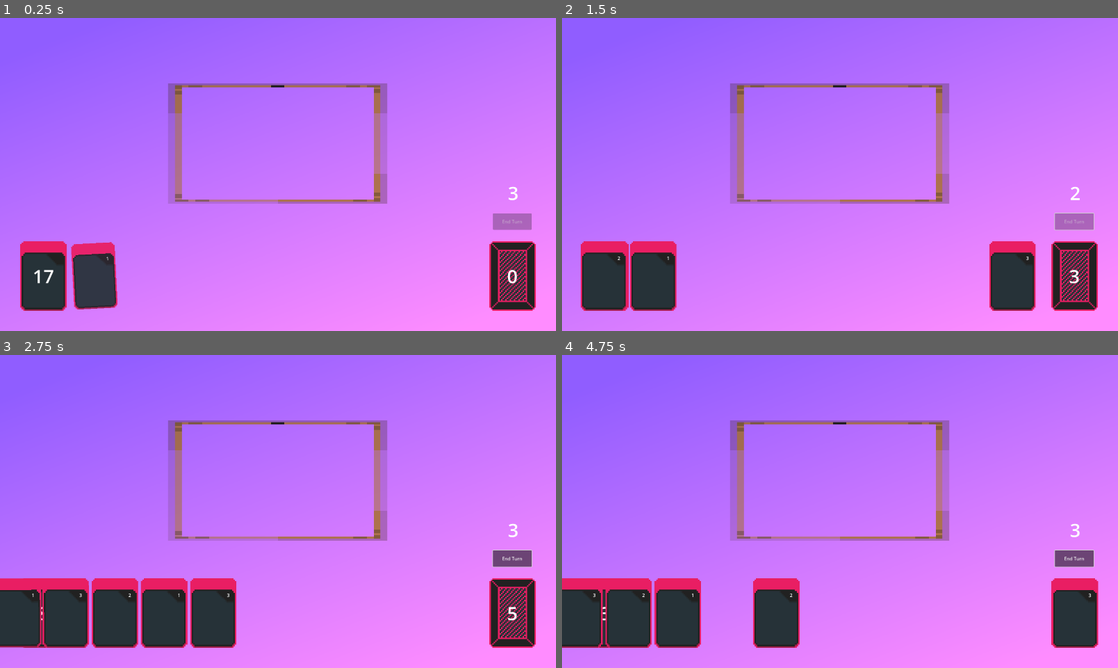
Above: before the commit, frames 1-4 (two rows, left to right).
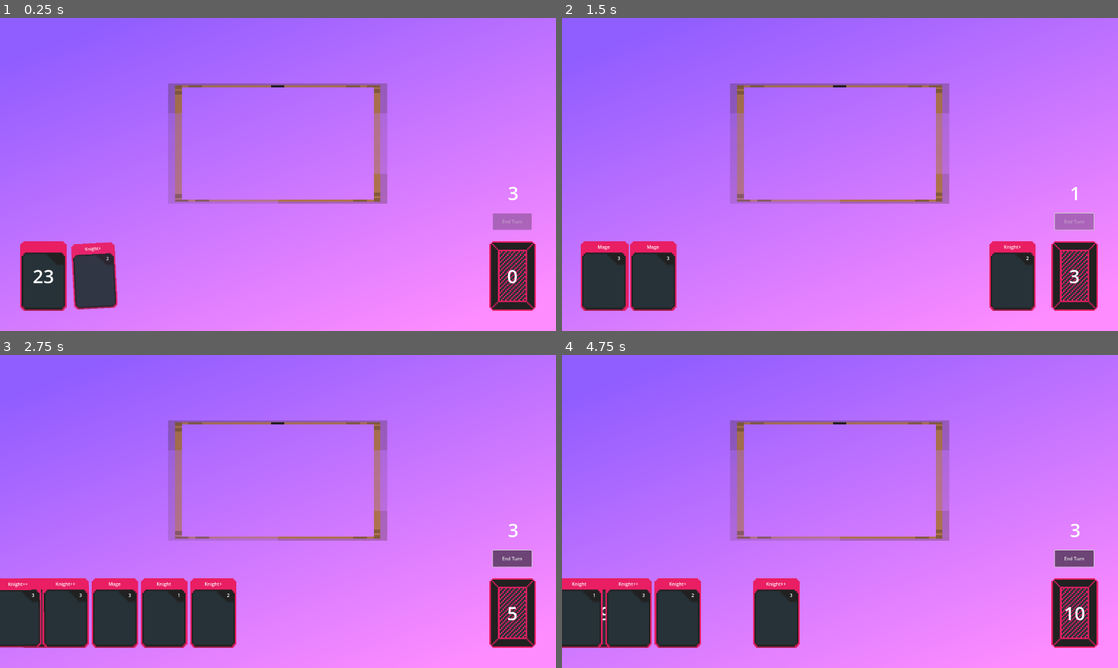
Above: after the commit, the same moments.

Repository: brandon-relentnet/deck-management
Game: Godot game, scene res://main.tscn
The game is run twice, just before and just after one commit, with the same random seed, the same clock (stepped at 60 frames per second) and the same inputs.
Inputs (mouse positions are in pixels of both pictures, inside the frame that each line leads up to):
- Up to frame 1 (0.25 s): no input
- Up to frame 2 (1.5 s): drag from (706, 274) to (840, 143) at 0.52 s; click "End Turn" at 1.25 s
- Up to frame 3 (2.75 s): drag from (166, 527) to (100, 611) at 2.02 s
- Up to frame 4 (4.75 s): click "End Turn" at 2.75 s; move the mouse to (895, 442) at 3.52 s; click (895, 442) at 3.67 s; drag from (717, 611) to (1073, 611) at 4.27 s

The runs differ from the first frame. In frame 1, 0.1% of the frame differs, in the area x 6-20%, y 73-85%; in frame 2, 0.1%; in frame 3, 0.1%; in frame 4, 1.0%, in the area x 1-97%, y 71-94%.

Commit message:
Moved the card types into a DB that is loaded on start. Allows me to better track player decks.

Diff:
--- a/project.godot
+++ b/project.godot
@@ -15,6 +15,10 @@
 config/features=PackedStringArray("4.4", "Forward Plus")
 config/icon="res://assets/icon.svg"
 
+[autoload]
+
+CardDB="*res://scripts/CardDB.gd"
+
 [display]
 
 window/size/viewport_width=1920
--- a/scenes/card.tscn
+++ b/scenes/card.tscn
@@ -32,5 +32,15 @@
 text = "0"
 horizontal_alignment = 1
 
+[node name="NameLabel" type="RichTextLabel" parent="."]
+offset_left = -70.0
+offset_top = -120.0
+offset_right = 70.0
+offset_bottom = -80.0
+text = "example card"
+autowrap_mode = 0
+horizontal_alignment = 1
+vertical_alignment = 1
+
 [connection signal="mouse_entered" from="Area2D" to="." method="_on_area_2d_mouse_entered"]
 [connection signal="mouse_exited" from="Area2D" to="." method="_on_area_2d_mouse_exited"]
--- /dev/null
+++ b/scripts/CardDB.gd
@@ -0,0 +1,60 @@
+extends Node
+
+# This script acts as a database/registry for all card types
+# It should be attached to an autoload singleton node named "CardDB"
+
+# Dictionary of all card types in the game
+# Each entry contains the full definition of a card type
+var card_registry = {
+	"knight_1": {
+		"id": "knight_1",
+		"name": "Knight",
+		"energy": 1,
+		"icon": "res://assets/knight_icon.png",
+		"effects": []
+	},
+	"knight_2": {
+		"id": "knight_2",
+		"name": "Knight+",
+		"energy": 2,
+		"icon": "res://assets/knight_icon.png",
+		"effects": []
+	},
+	"knight_3": {
+		"id": "knight_3",
+		"name": "Knight++",
+		"energy": 3,
+		"icon": "res://assets/knight_icon.png",
+		"effects": []
+	},
+	"mage_3": {
+	"id": "mage_3",
+	"name": "Mage",
+	"energy": 3,
+	"icon": "res://assets/mage_icon.png",
+	"effects": ["deal_damage", "draw_card"]
+	},
+	# Add more card definitions here as you expand your game
+}
+
+# Function to get a card's data by ID
+func get_card_data(card_id: String) -> Dictionary:
+	if card_registry.has(card_id):
+		return card_registry[card_id]
+	else:
+		push_error("Card ID not found in registry: " + card_id)
+		return {}
+
+# Function to get a list of all card IDs
+func get_all_card_ids() -> Array:
+	return card_registry.keys()
+
+# Function to create a card ID from name and energy
+# Useful when constructing a deck
+func create_card_id(card_name: String, card_energy: int) -> String:
+	var id = name.to_lower() + "_" + str(card_energy)
+	if card_registry.has(id):
+		return id
+	else:
+		push_error("Cannot create card ID - no card found with name " + card_name + " and energy " + str(card_energy))
+		return ""
--- a/scripts/card.gd
+++ b/scripts/card.gd
@@ -4,21 +4,65 @@
 signal hovered(card)      # Sent when mouse enters card area
 signal hovered_off(card)  # Sent when mouse exits card area
 
-# Stores the card's position in the player's hand for animation purposes
+# Core properties
+var card_id: String = ""   # Unique identifier that links to card database
+var energy: int = 0
+var card_name: String = ""
+
+# Card state
 var hand_position: Vector2
-var energy: int = 0
+var is_being_dragged: bool = false
 
 # Called when the node enters the scene tree
 func _ready() -> void:
 	# Register this card with the card manager to handle signals
-	get_parent().connect_card_signals(self)
+	if get_parent().has_method("connect_card_signals"):
+		get_parent().connect_card_signals(self)
+
+	# Set up initial visual properties
+	modulate.a = 0.9
+	scale = Vector2(1, 1)
+	z_index = 1
+
+# Set up the card with data from the card database
+func setup_from_id(id: String) -> void:
+	# Get card data from registry
+	var card_data = CardDB.get_card_data(id)
+	if card_data.is_empty():
+		push_error("Failed to set up card - invalid ID: " + id)
+		return
+
+	# Store the card ID for reference
+	card_id = id
+
+	# Set the card's properties
+	card_name = card_data.name
+	energy = card_data.energy
+
+	# Update visual elements
+	if has_node("NameLabel"):
+		$NameLabel.text = card_name
+
+	if has_node("EnergyLabel"):
+		$EnergyLabel.text = str(energy)
+
+	# Additional setup can go here (e.g., setting textures, effects, etc.)
 
 # Called when the mouse enters the card's collision area
 func _on_area_2d_mouse_entered() -> void:
-	# Let the card manager know this card is being hovered over
 	emit_signal("hovered", self)
 
 # Called when the mouse exits the card's collision area
 func _on_area_2d_mouse_exited() -> void:
-	# Let the card manager know the mouse is no longer hovering over this card
 	emit_signal("hovered_off", self)
+
+# Called when input occurs in the card's area
+func _on_area_2d_input_event(_viewport, event, _shape_idx):
+	if event is InputEventMouseButton and event.button_index == MOUSE_BUTTON_LEFT:
+		if event.pressed:
+			# Start dragging only if player has enough energy
+			var turn_manager = get_node("/root/Main/TurnManager")
+
+			if turn_manager.player_energy >= energy:
+				get_node("/root/Main/CardManager").start_drag(self)
+				is_being_dragged = true
--- a/scripts/card_manager.gd
+++ b/scripts/card_manager.gd
@@ -43,6 +43,10 @@
 
 # Finish dragging a card and determine where it should go
 func finish_drag() -> void:
+	if !is_instance_valid(card_being_dragged):
+		card_being_dragged = null
+		return
+
 	set_card_scale(card_being_dragged, true) # Slightly enlarge the card for visual feedback
 
 	# Check if the card is over a valid card slot
@@ -66,7 +70,7 @@
 		return false
 
 	# Check energy requirements
-	var card_energy_cost: int = (card_being_dragged.get_node("EnergyLabel").text).to_int()
+	var card_energy_cost = card_being_dragged.energy
 	if turn_manager.player_energy < card_energy_cost:
 		return false
 
@@ -83,6 +87,9 @@
 	card_being_dragged.get_node("Area2D/CollisionShape2D").disabled = true
 	card_slot.card_in_slot = true
 
+	# Immediately set z-index to ensure it's below the discard pile when it moves there
+	card_being_dragged.z_index = -5
+
 	# Process card effects and move to discard
 	move_card_to_discard(card_slot.played_card)
 	card_slot.card_in_slot = false
@@ -91,14 +98,20 @@
 
 # Move a card to the discard pile
 func move_card_to_discard(card) -> void:
+	if !is_instance_valid(card):
+		return
+
+	# Ensure the card is visually below the discard pile
+	card.z_index = -1
+
 	player_hand_reference.animate_card_to_position(card, DISCARD_PILE_POSITION, DEFAULT_CARD_MOVE_SPEED)
 
 	var discard_pile = $"../Discard"
 	discard_pile.discard_pile.append(card)
 	discard_pile.update_discard_display()
 
-	await create_timer(DEFAULT_CARD_MOVE_SPEED)
-	remove_child(card)
+	if is_instance_valid(card):
+		card.z_index = -5
 
 # Discards all cards in the player's hand
 func move_hand_to_discard() -> void:
@@ -117,8 +130,9 @@
 
 # Connect signals from newly created cards to this manager
 func connect_card_signals(card: Node2D) -> void:
-	card.connect("hovered", on_hovered_over_card)
-	card.connect("hovered_off", on_hovered_off_card)
+	if card.has_signal("hovered") and card.has_signal("hovered_off"):
+		card.connect("hovered", on_hovered_over_card)
+		card.connect("hovered_off", on_hovered_off_card)
 
 # Handler for mouse button release
 func on_left_click_released() -> void:
--- a/scripts/deck.gd
+++ b/scripts/deck.gd
@@ -2,30 +2,21 @@
 
 # Constants for card creation and animation
 const CARD_SCENE_PATH = "res://scenes/card.tscn"  # Path to the card scene file
-const CARD_DRAW_SPEED = 0.3                   # Animation speed when drawing a card (increased for better feel)
+const CARD_DRAW_SPEED = 0.3                   # Animation speed when drawing a card
 const CURRENT_HAND_DRAW = 5
 
-# Deck contents - the cards available to draw
+# Deck contents - stored as card IDs that reference the card database
 var player_deck = [
-	{"name": "Knight", "energy": 1},
-	{"name": "Knight", "energy": 2},
-	{"name": "Knight", "energy": 3},
-	{"name": "Knight", "energy": 1},
-	{"name": "Knight", "energy": 2},
-	{"name": "Knight", "energy": 3},
-	{"name": "Knight", "energy": 1},
-	{"name": "Knight", "energy": 2},
-	{"name": "Knight", "energy": 3},
-	{"name": "Knight", "energy": 1},
-	{"name": "Knight", "energy": 2},
-	{"name": "Knight", "energy": 3},
-	{"name": "Knight", "energy": 1},
-	{"name": "Knight", "energy": 2},
-	{"name": "Knight", "energy": 3},
-	{"name": "Knight", "energy": 1},
-	{"name": "Knight", "energy": 2},
-	{"name": "Knight", "energy": 3}
-	]
+	"knight_1", "knight_2", "knight_3",
+	"knight_1", "knight_2", "knight_3",
+	"knight_1", "knight_2", "knight_3",
+	"knight_1", "knight_2", "knight_3",
+	"knight_1", "knight_2", "knight_3",
+	"knight_1", "knight_2", "knight_3",
+	"mage_3", "mage_3", "mage_3",
+	"mage_3", "mage_3", "mage_3",
+]
+
 # Load the card scene resource
 var card_scene = preload(CARD_SCENE_PATH)
 var currently_drawing_a_card: bool = false
@@ -34,7 +25,12 @@
 
 # Called when the node enters the scene tree
 func _ready() -> void:
+	# Shuffle the deck at the start of the game
+	player_deck.shuffle()
+
+	# Draw initial hand
 	draw_hand(CURRENT_HAND_DRAW)
+
 	# Initialize the deck counter display
 	update_deck_display()
 
@@ -88,23 +84,19 @@
 
 # Creates a new card instance and adds it to the player's hand
 func spawn_card() -> void:
-	# Take the first card from the deck
-	var card_drawn = player_deck[0]
-	player_deck.erase(card_drawn)
+	# Take the first card ID from the deck
+	var card_id = player_deck[0]
+	player_deck.erase(card_id)
 
 	# Create a new instance of the card
 	var new_card = card_scene.instantiate()
 
-	# Set the card's properties based on drawn card
-	new_card.energy = card_drawn.energy
-
-	# If the card has a RichTextLabel for energy, update it
-	if new_card.has_node("EnergyLabel"):
-		new_card.get_node("EnergyLabel").text = str(card_drawn.energy)
+	# Set up the card with data from the card database
+	new_card.setup_from_id(card_id)
 
 	# Add the card to the card manager for proper tracking
 	$"../CardManager".add_child(new_card)
-	new_card.name = "Card"
+	new_card.name = "Card_" + card_id  # Use the card ID for the node name
 
 	# Initial setup for better animation
 	new_card.scale = Vector2(0.8, 0.8)  # Start smaller
@@ -193,7 +185,12 @@
 
 	# Move all cards from discard to deck array
 	while $"../Discard".discard_pile.size() > 0:
-		player_deck.append($"../Discard".discard_pile.pop_back())
+		var card_node = $"../Discard".discard_pile.pop_back()
+		# Extract the card_id from the discarded card node
+		if is_instance_valid(card_node) and card_node.has_method("get") and card_node.get("card_id"):
+			player_deck.append(card_node.card_id)
+			# Now that we've stored the card ID, we can safely remove the node
+			card_node.queue_free()
 
 	# Update displays
 	$"../Discard".update_discard_display()
@@ -217,7 +214,7 @@
 		tween.set_trans(Tween.TRANS_QUAD)
 		tween.set_ease(Tween.EASE_IN_OUT)
 
-		# Add rotation animation for more dynamism (new feature)
+		# Add rotation animation for more dynamism
 		tween.parallel().tween_property(card_visuals[i], "rotation_degrees",
 										randi_range(-20, 20), ANIMATION_DURATION)
 
--- a/scripts/discard.gd
+++ b/scripts/discard.gd
@@ -2,8 +2,32 @@
 
 var discard_pile: Array = []
 
-func _ready() -> void:
+# Called when the node enters the scene tree for the first time
+func _ready():
+	# Ensure the discard pile sprite has a much higher z-index
+	# If you have a sprite for the discard pile, make sure it has a higher z-index
+	if has_node("Sprite2D"):
+		$Sprite2D.z_index = 20  # Set this to a higher value
+	elif has_node("TextureRect"):
+		$TextureRect.z_index = 20  # Alternative if using TextureRect
+
+	# Make sure this node's z-index is also high to affect child nodes
+	z_index = 20
+
+	# Initialize the discard counter display
 	update_discard_display()
 
+# Updates the visual counter showing how many cards are in the discard pile
 func update_discard_display() -> void:
-	$RichTextLabel.text = str(discard_pile.size())
+	if has_node("RichTextLabel"):
+		$RichTextLabel.text = str(discard_pile.size())
+		# Ensure counter is visible above everything
+		$RichTextLabel.z_index = 21
+
+# This function should be called once (e.g., from _ready) to
+# recursively set high z-index for all child nodes
+func ensure_high_z_index() -> void:
+	# Set high z-index for all direct children (except for cards in discard_pile)
+	for child in get_children():
+		if child is Sprite2D or child is TextureRect or child is RichTextLabel:
+			child.z_index = 20
Not shown, added: scripts/CardDB.gd.uid
